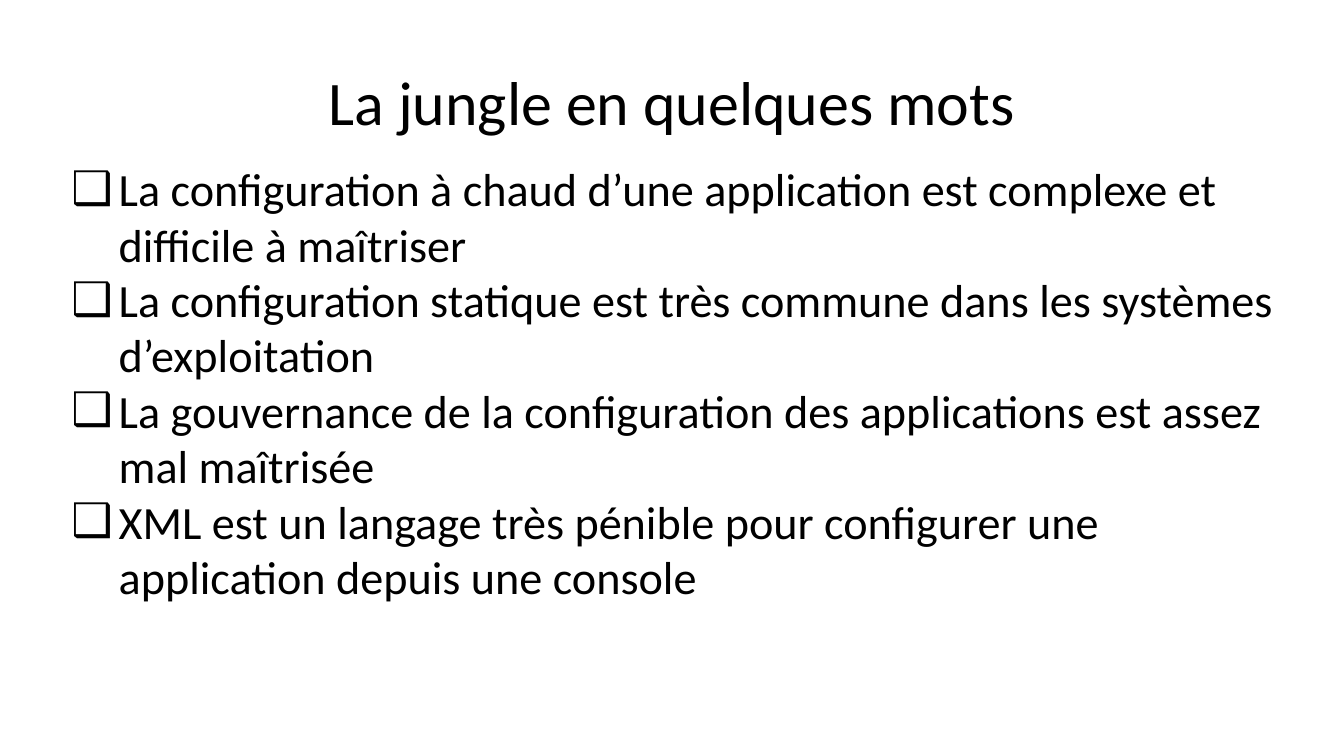
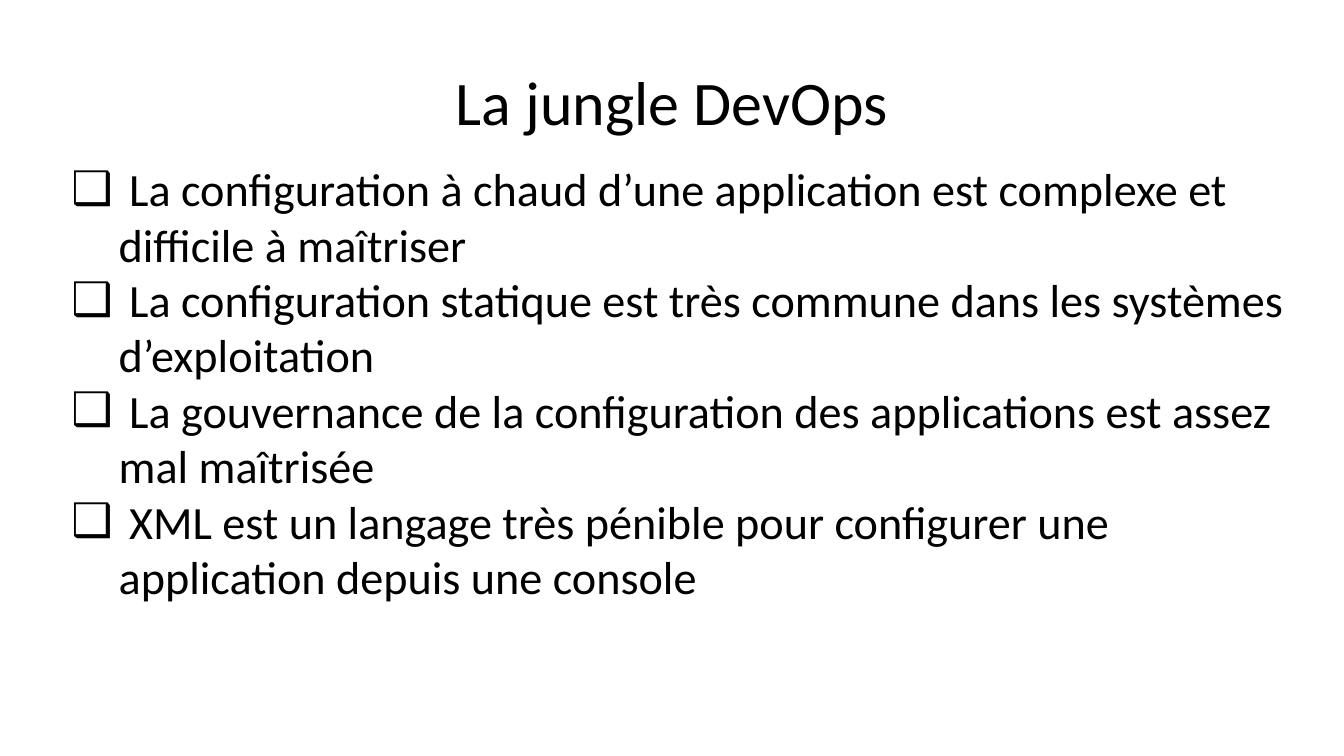
Before and after one commit to dbaeli/conf4j, a slide deck: slide 3 of conf4j-slides/Devops_Configuration_Jungle_Devoxx_FR_2012.pptx. Drawn at 1344x756 pixels with LibreOffice and Linux fonts; fonts in the diff are those of the drawing; background and template pictures are left out. Boxes give left, top, right and bottom in pixels: in the first picture for what was removed or moved away, otherwise in the second. Text is boxed around its words. In the diff, an @@ line names an element or a change of style, - is before the commit and + after.

```diff
--- a/conf4j-slides/Devops_Configuration_Jungle_Devoxx_FR_2012.pptx
+++ b/conf4j-slides/Devops_Configuration_Jungle_Devoxx_FR_2012.pptx
@@ text at [456,82,887,136]: text changed @@
-La jungle en quelques mots
+La jungle DevOps
@@ subtitle "La configuration à chaud d’une ..." rewrapped from [119,173,1272,602] to [119,173,1283,602] @@
```
Also in this commit, not shown: 8 other slides changed, 1 slide added, 1 slide removed.
